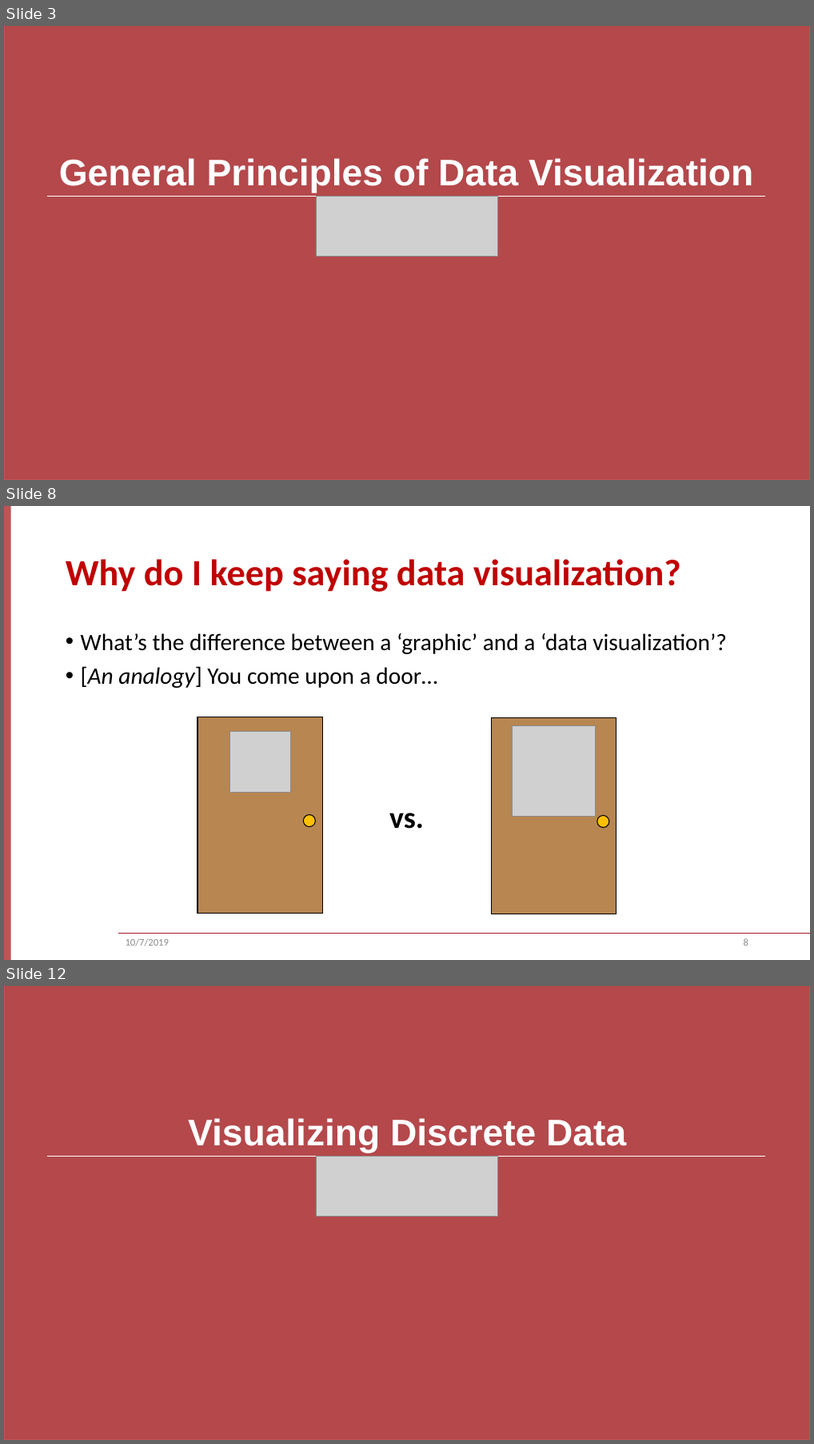
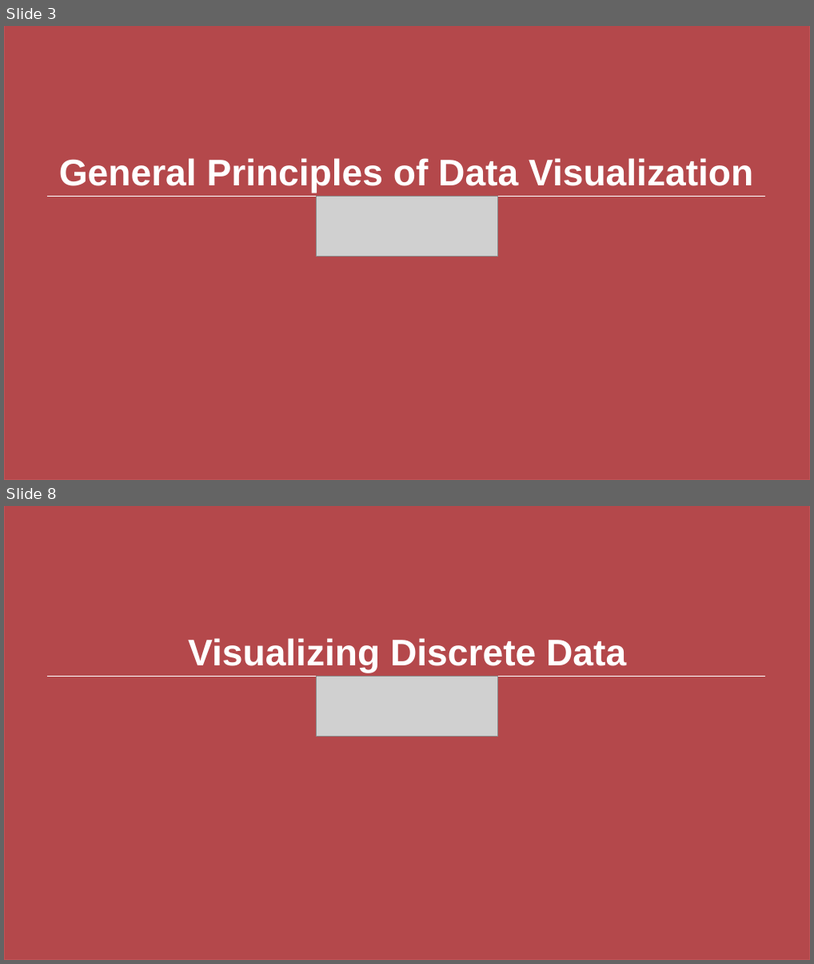
Before and after one commit to keithlohse/ASNR, a slide deck: ASNR_2019_workshop/lohse_ASNR_2019.pptx. Shown one above the other, each under a label of ours: slides 3, 8 and 12 before the commit, slides 3 and 8 after it; the slides between them are not shown. The pictures are 814x1444 and 814x964 pixels, drawn with LibreOffice and Linux fonts; fonts in the diff are those of the drawing; grey boxes stand for pictures; background and template pictures are left out. Boxes give left, top, right and bottom in pixels: in the first picture for what was removed or moved away, otherwise in the second. Text is boxed around its words. In the diff, an @@ line names an element or a change of style, - is before the commit and + after.

Commit message:
Final upload for ASNR 2019
Finalized script file, .ppt and images for ASNR 2019

```diff
--- a/ASNR_2019_workshop/lohse_ASNR_2019.pptx
+++ b/ASNR_2019_workshop/lohse_ASNR_2019.pptx
@@ slide 8 removed at [4, 506, 810, 960], background #FFFFFF; not listed: 2 template elements that a slide beside it also shows @@
@@ title removed at [66, 559, 682, 592] @@
-Why do I keep saying data visualization?
@@ text removed at [81, 633, 727, 688] @@
-• What’s the difference between a ‘graphic’ and a ‘data visualization’?
-• [An analogy] You come upon a door…
@@ rectangle removed at [198, 717, 323, 913] @@
@@ rectangle removed at [491, 718, 617, 914] @@
@@ picture removed at [230, 732, 290, 792] @@
@@ picture removed at [513, 725, 596, 816] @@
@@ ellipse removed at [303, 815, 315, 827] @@
@@ text removed at [390, 812, 424, 828] @@
-vs.
@@ ellipse removed at [598, 815, 610, 828] @@
@@ text removed at [126, 938, 169, 946] @@
-10/7/2019
@@ page number removed at [744, 938, 749, 945] @@
-8
@@ what was slide 12 is now slide 8 @@
```
Also in this commit, not shown: 16 slides changed, 5 other slides removed, 17 other files.
